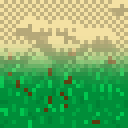
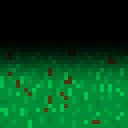
Comparing the layer stacks of the two 128×128 images. Changes:
added layer "Layer 2" above "Layer 5 copy 6" over [0, 0, 128, 88]
hid "Layer 5 copy 6" over [0, 0, 128, 88]
